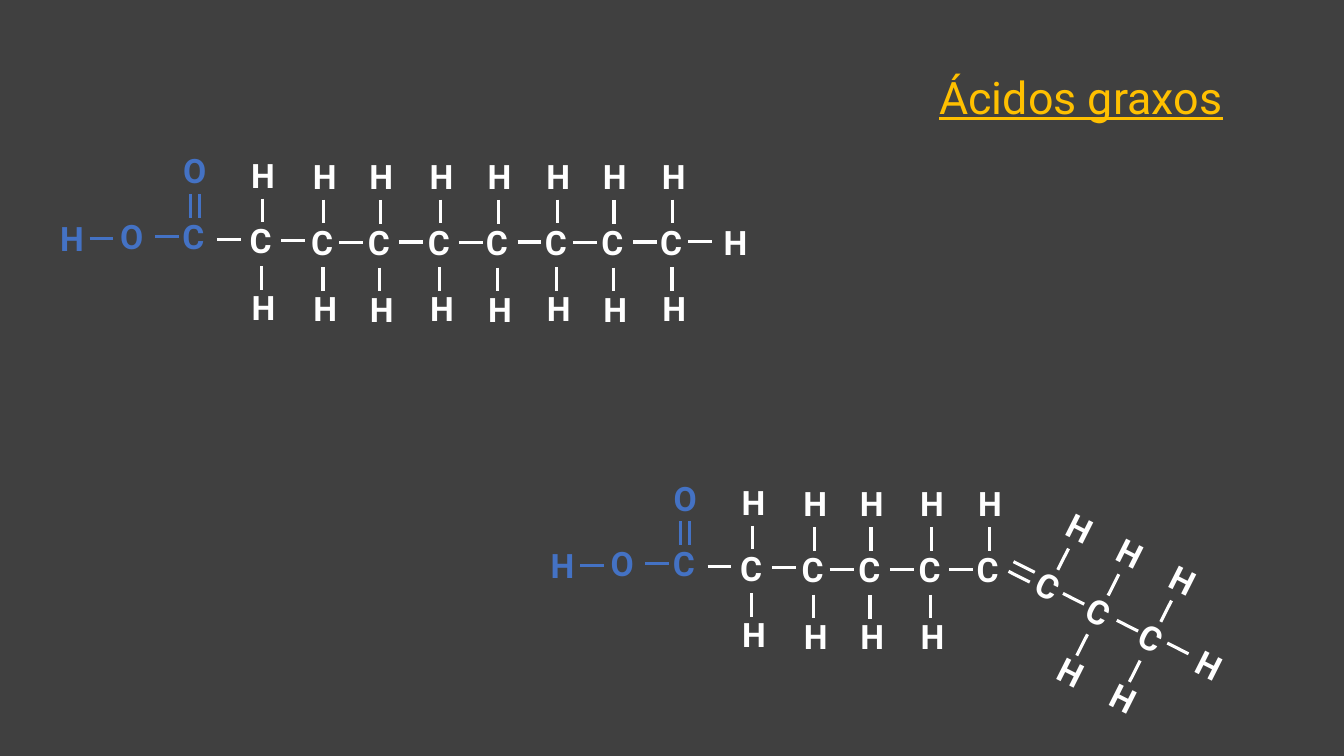
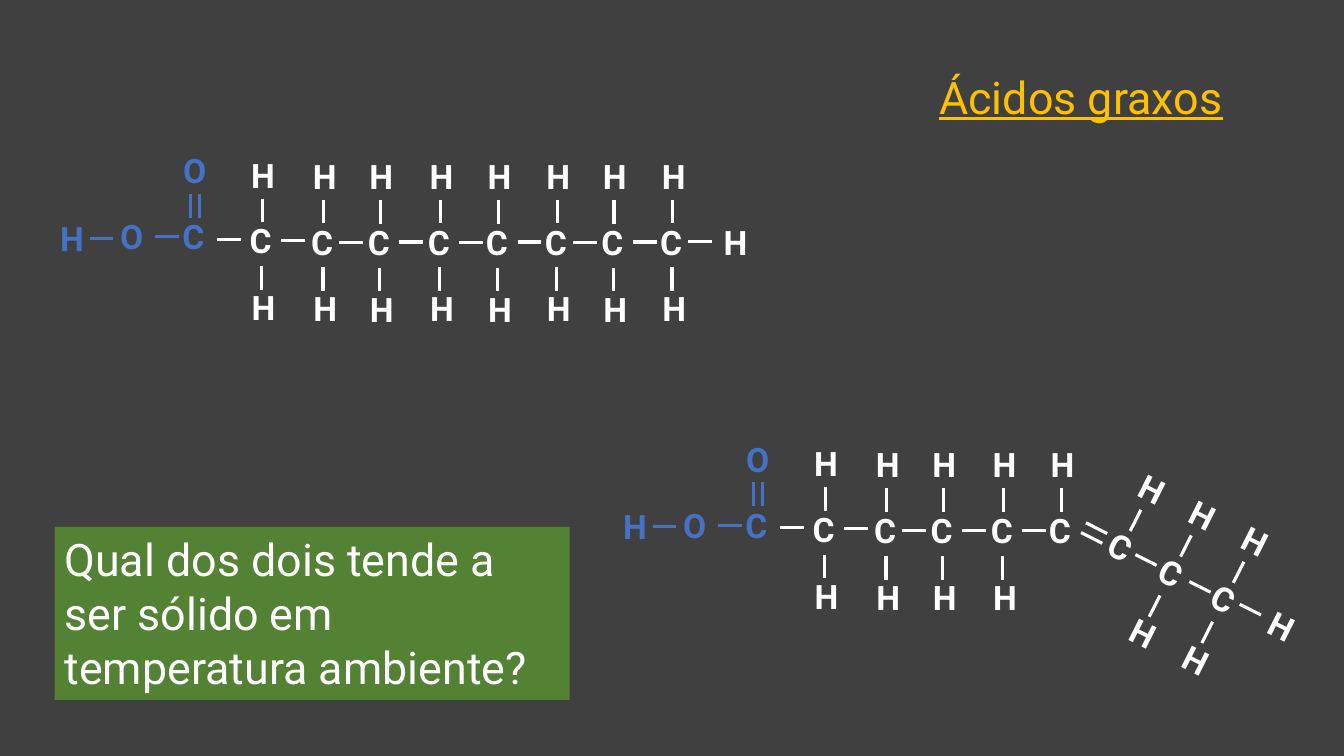
Before and after one commit to daniloasdotcom/Bioquimica-com-Danilo, a slide deck: slide 7 of static/aulas/introducao_lipidios.pptx. Drawn at 1344x756 pixels with LibreOffice and Linux fonts; fonts in the diff are those of the drawing. Boxes give left, top, right and bottom in pixels: in the first picture for what was removed or moved away, otherwise in the second. Text is boxed around its words. In the diff, an @@ line names an element or a change of style, - is before the commit and + after.

```diff
--- a/static/aulas/introducao_lipidios.pptx
+++ b/static/aulas/introducao_lipidios.pptx
@@ rectangle added at [54,527,570,701], fill #548235, 32 pt, text #FFFFFF @@
+Qual dos dois tende a ser sólido em temperatura ambiente?
@@ 18 texts, 12 lines: place and size @@
-18 texts, 12 lines at [551,487,1214,686]
+18 texts, 12 lines at [623,448,1286,648]
@@ 16 lines, 9 texts: place and size @@
-16 lines, 9 texts at [581,521,1189,713]
+16 lines, 9 texts at [653,482,1261,674]
```
Also in this commit, not shown: 2 slides added, 1 slide removed, 8 other files.
